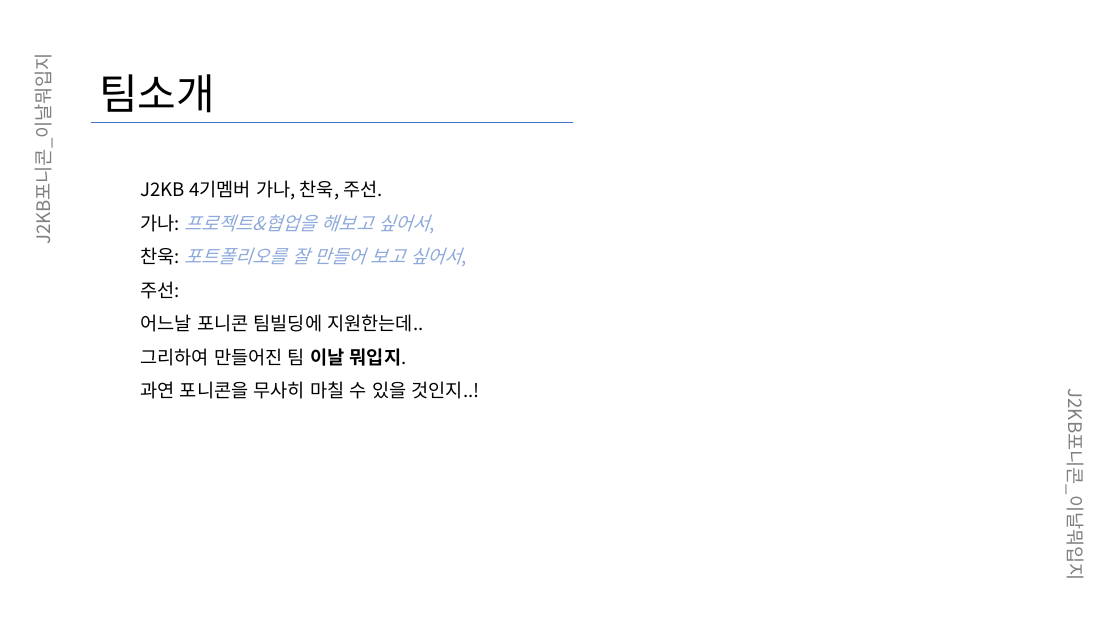
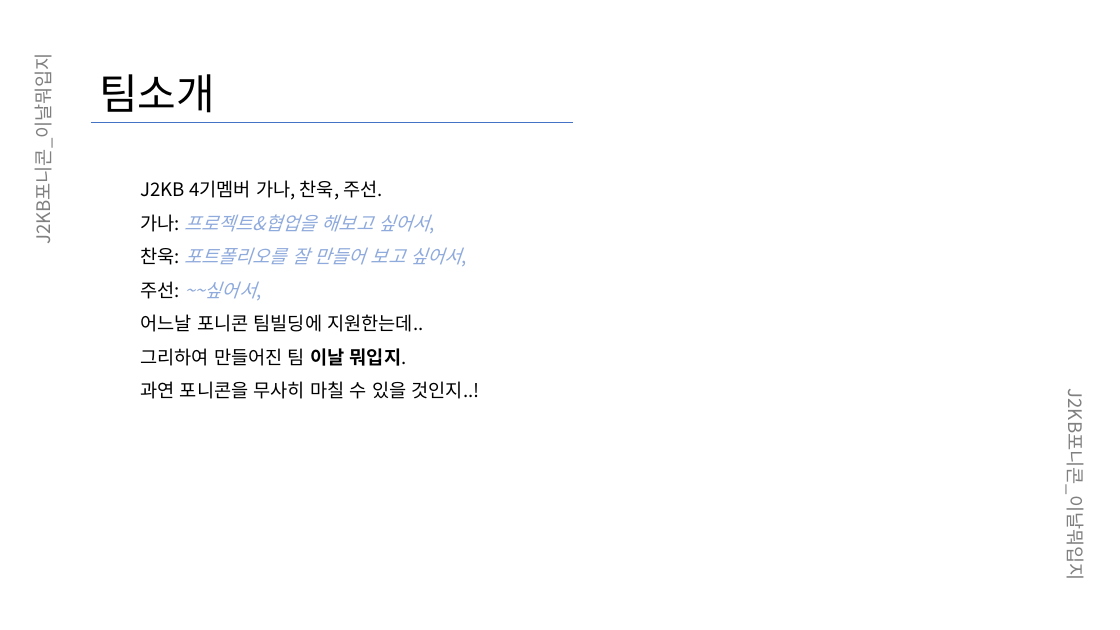
Before and after one commit to JinAru16/Django, a slide deck: slide 2 of 이날뭐입지_중간발표.pptx. Drawn at 1120x630 pixels with LibreOffice and Linux fonts; fonts in the diff are those of the drawing. Boxes give left, top, right and bottom in pixels: in the first picture for what was removed or moved away, otherwise in the second. Text is boxed around its words. In the diff, an @@ line names an element or a change of style, - is before the commit and + after.

Commit message:
Update 이날뭐입지_중간발표.pptx
주선님,
-팀설명에서 파란색 부분
-현재까지 구형된 사항에서 파란색 부분 이미지 삽입 부탁드려요. 상세페이지 구현 어려울 것 같으면 빼세요.
-담당한 업무 적어주시면 됩니다.

```diff
--- a/이날뭐입지_중간발표.pptx
+++ b/이날뭐입지_중간발표.pptx
@@ text at (x1=141, y1=281, x2=256, y2=299): text changed; text colour #000000 to #8FAADC; italic on @@
-주선:
+주선: ~~싶어서,
```
Also in this commit, not shown: 5 other slides changed.
